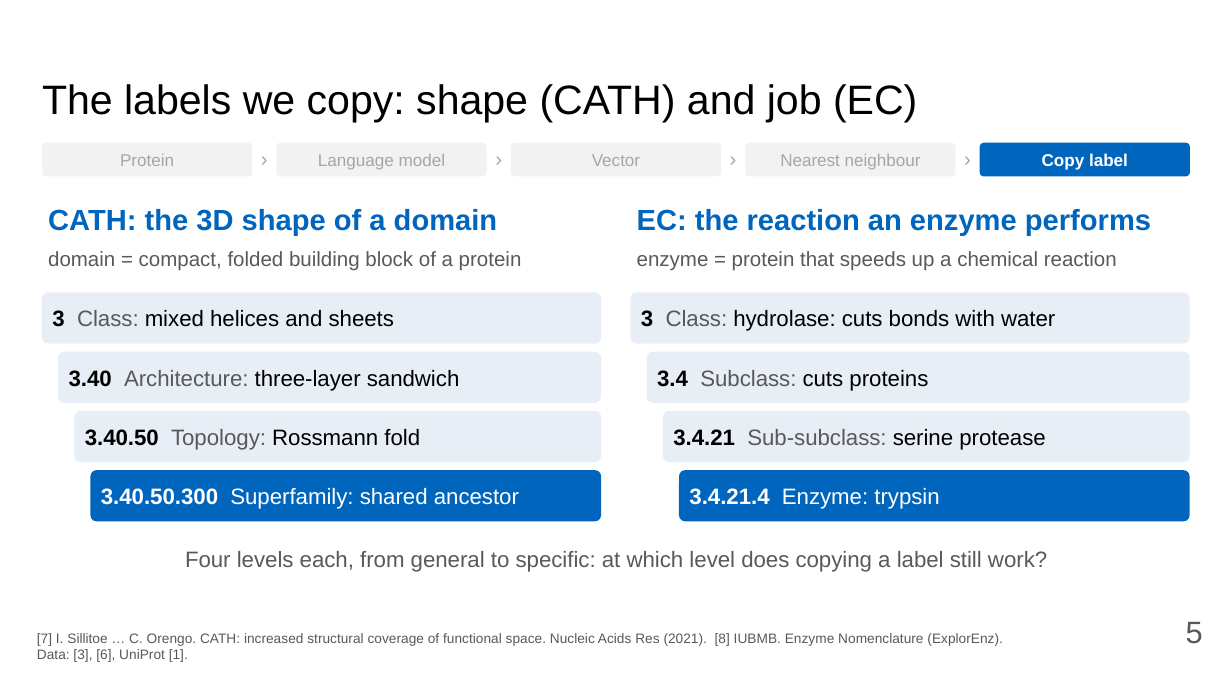
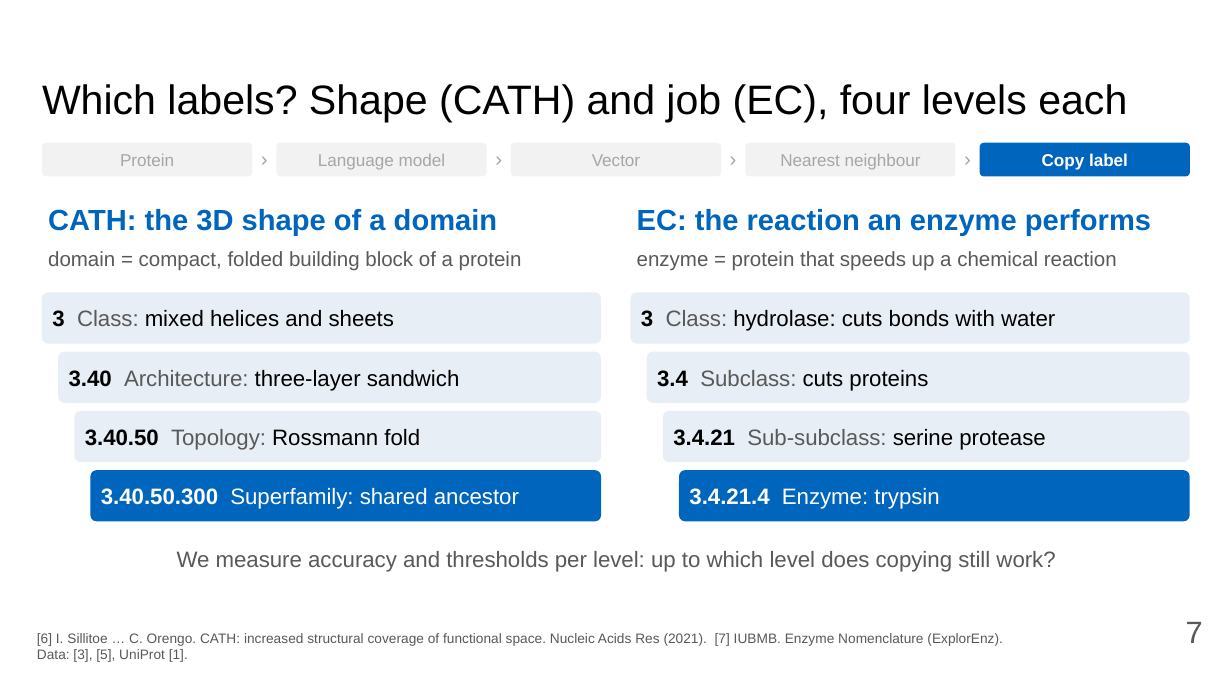
Before and after one commit to Pollysoma/protein-prediction-project-2, a slide deck: slide 7 of presentation/2026-11-02_pitch.pptx (slide 5 before the commit). Drawn at 1232x693 pixels with LibreOffice and Linux fonts; fonts in the diff are those of the drawing. Boxes give left, top, right and bottom in pixels: in the first picture for what was removed or moved away, otherwise in the second. Text is boxed around its words. In the diff, an @@ line names an element or a change of style, - is before the commit and + after.

```diff
--- a/presentation/2026-11-02_pitch.pptx
+++ b/presentation/2026-11-02_pitch.pptx
@@ title at [42,84,1127,123]: text changed @@
-The labels we copy: shape (CATH) and job (EC)
+Which labels? Shape (CATH) and job (EC), four levels each
@@ text at [177,551,1055,572]: text changed @@
-Four levels each, from general to specific: at which level does copying a label still work?
+We measure accuracy and thresholds per level: up to which level does copying still work?
@@ page number at [1186,622,1203,643]: text changed @@
-5
+7
@@ text at [37,633,1002,662]: text changed @@
-[7] I. Sillitoe … C. Orengo. CATH: increased structural coverage of functional space. Nucleic Acids Res (2021). [8] IUBMB. Enzyme Nomenclature (ExplorEnz). Data: [3], [6], UniProt [1].
+[6] I. Sillitoe … C. Orengo. CATH: increased structural coverage of functional space. Nucleic Acids Res (2021). [7] IUBMB. Enzyme Nomenclature (ExplorEnz). Data: [3], [5], UniProt [1].
```
Also in this commit, not shown: 7 other slides changed, 1 slide added, 1 slide removed, 2 other files.
